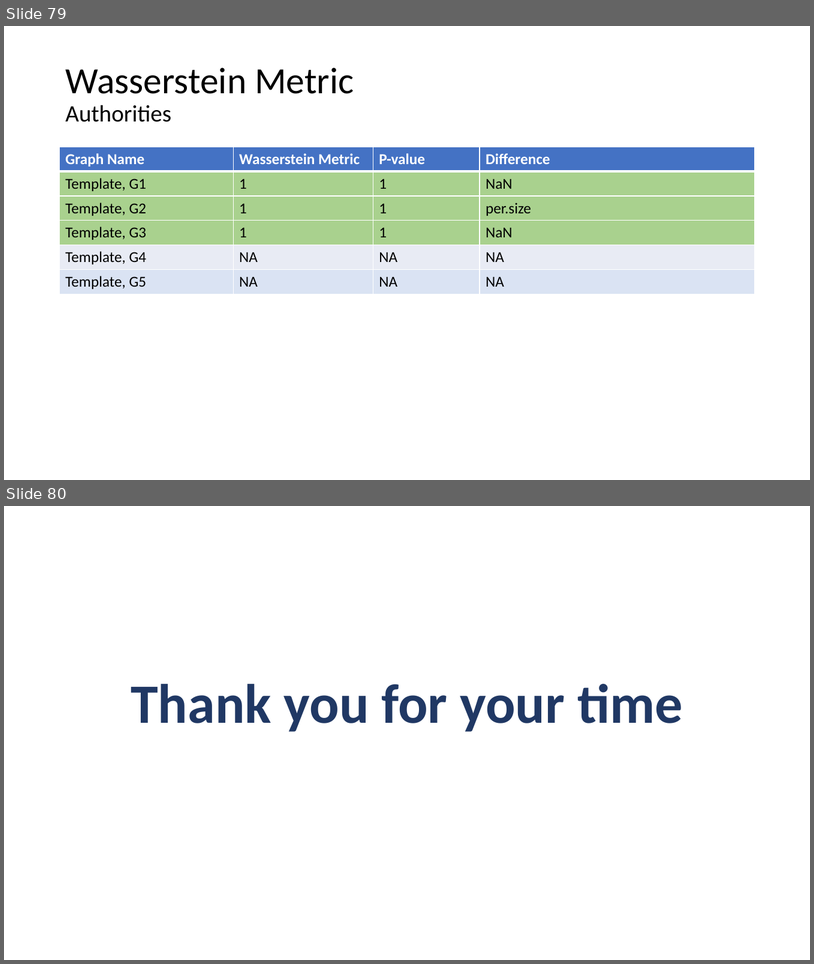
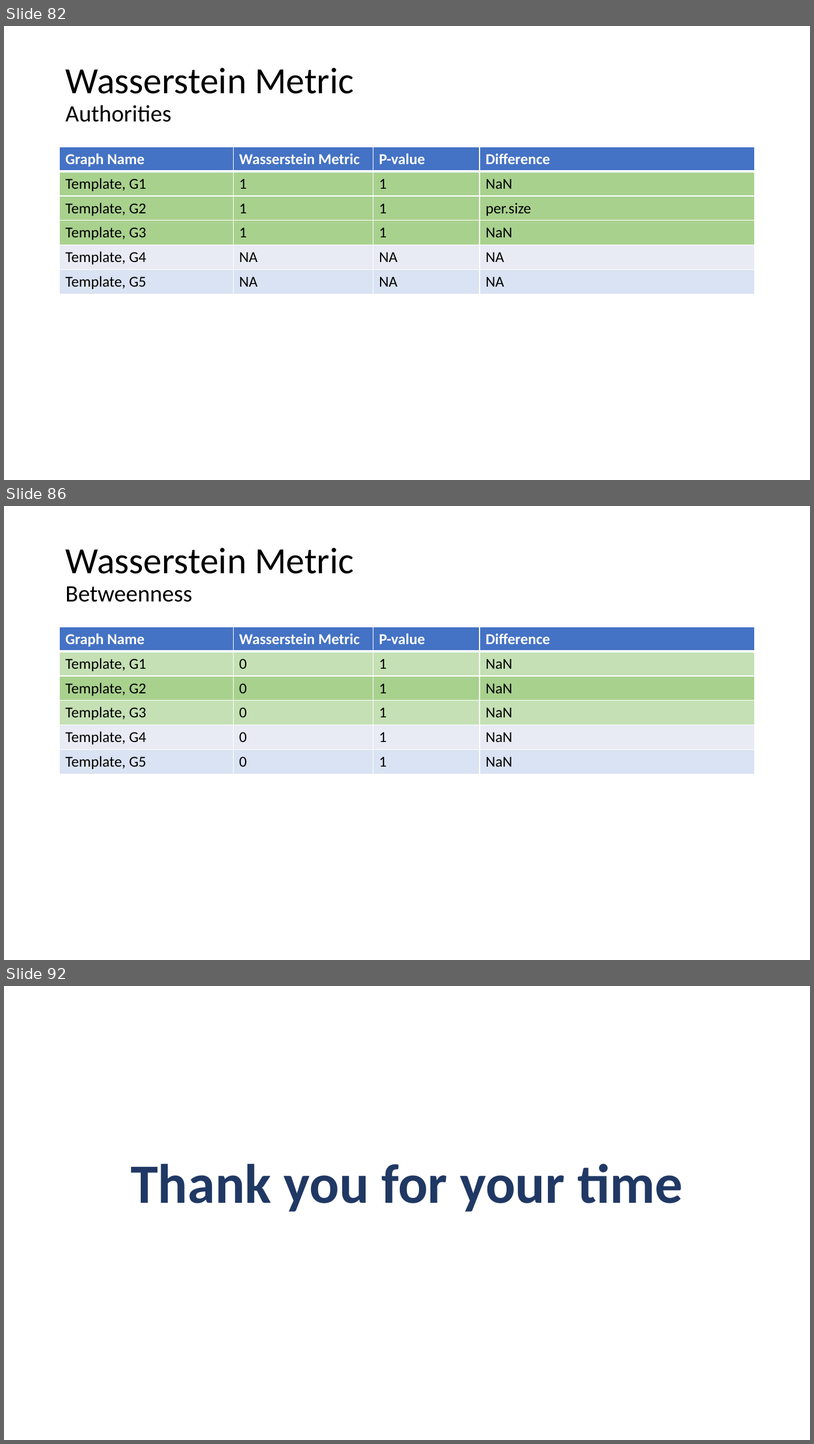
Before and after one commit to AtrayeeNeog/Visualization_2019-20, a slide deck: Documentation/Presentation/Project_Presentation_v2.pptx. Shown one above the other, each under a label of ours: slides 79 and 80 before the commit, slides 82, 86 and 92 after it; the slides between them are not shown. The pictures are 814x964 and 814x1444 pixels, drawn with LibreOffice and Linux fonts; fonts in the diff are those of the drawing. Boxes give left, top, right and bottom in pixels: in the first picture for what was removed or moved away, otherwise in the second. Text is boxed around its words. In the diff, an @@ line names an element or a change of style, - is before the commit and + after.

```diff
--- a/Documentation/Presentation/Project_Presentation_v2.pptx
+++ b/Documentation/Presentation/Project_Presentation_v2.pptx
@@ slide 86 added at (4, 506, 810, 960), background #FFFFFF @@
@@ title added at (65, 547, 354, 602), 44 pt, text #000000 @@
+Wasserstein Metric
+Betweenness
@@ table added at (60, 627, 755, 774), 6 rows, 4 columns @@
+Graph Name | Wasserstein Metric | P-value | Difference
+Template, G1 | 0 | 1 | NaN
+Template, G2 | 0 | 1 | NaN
+Template, G3 | 0 | 1 | NaN
+Template, G4 | 0 | 1 | NaN
+Template, G5 | 0 | 1 | NaN
@@ what was slide 79 is now slide 82 @@
@@ what was slide 80 is now slide 92 @@
```
Also in this commit, not shown: 1 slide changed, 11 other slides added, 1 other file.
